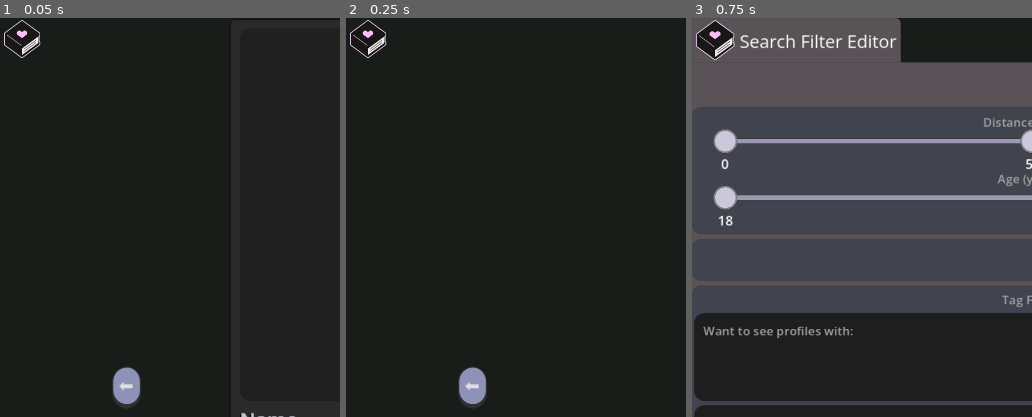
Above: before the commit, frames 1-3 (left to right).
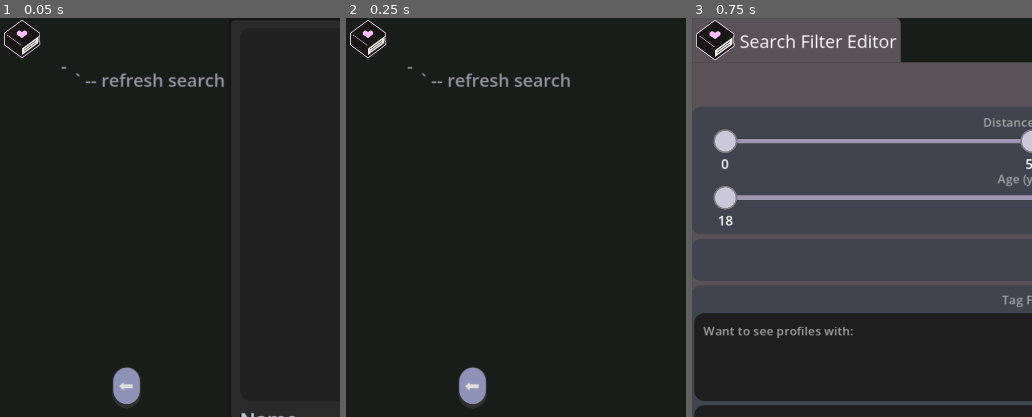
Above: after the commit, the same moments.

Repository: meet-directory/directory-app
Game: Godot game, scene res://app/main_screen/main_screen.tscn
The game is run twice, just before and just after one commit, with the same random seed, the same clock (stepped at 60 frames per second) and the same inputs. This scene is started directly instead of the project's main scene.
Inputs (mouse positions are % of the whole screen's width and height, from its top left):
- Up to frame 1 (0.05 s): no input
- Up to frame 2 (0.25 s): no input
- Up to frame 3 (0.75 s): click (3, 3) at 0.5 s
The pictures show only the part of the screen within x 0-50%, y 0-50%; the shares and areas given below are measured in that part.

The runs differ from the first frame. In frame 1, 0.6% of the frame differs, in the area x 17-66%, y 12-18%; in frame 2, 0.6%; in frame 3, nothing differs.
Error in both runs: Invalid assignment of property or key 'x' with value of type 'Nil' on a base object of type 'Vector2'. (res://app/main_screen/profile/profile_preview/profile_v…

Commit message:
add indicator for search toggle button

Diff:
--- a/app/main_screen/profile_explorer/profile_explorer.tscn
+++ b/app/main_screen/profile_explorer/profile_explorer.tscn
@@ -10,6 +10,10 @@
 [ext_resource type="PackedScene" uid="uid://cphg263xqxvj0" path="res://app/main_screen/profile_explorer/profile_scroller/profile_scroller.tscn" id="6_gq7jo"]
 [ext_resource type="Script" uid="uid://b4nmfnaeluowr" path="res://app/custom_ui_elements/relative_margin_container.gd" id="6_pgkf3"]
 
+[sub_resource type="LabelSettings" id="LabelSettings_yhhfm"]
+line_spacing = -10.0
+font_color = Color(0.5920304, 0.585346, 0.6467927, 1)
+
 [sub_resource type="StyleBoxFlat" id="StyleBoxFlat_or637"]
 bg_color = Color(0.34987462, 0.3201513, 0.3412211, 1)
 corner_radius_top_right = 5
@@ -37,6 +41,23 @@
 grow_vertical = 2
 script = ExtResource("1_ht752")
 profile_viewer_scene = ExtResource("2_or637")
+
+[node name="Control" type="Control" parent="." unique_id=2012145532]
+layout_mode = 2
+size_flags_horizontal = 0
+size_flags_vertical = 0
+
+[node name="Label" type="Label" parent="Control" unique_id=1085227192]
+layout_mode = 0
+offset_left = 55.0
+offset_top = 31.0
+offset_right = 186.0
+offset_bottom = 67.0
+size_flags_horizontal = 0
+size_flags_vertical = 0
+text = "-
+   ` -- refresh search"
+label_settings = SubResource("LabelSettings_yhhfm")
 
 [node name="SearchMenu" type="CanvasLayer" parent="." unique_id=857465111]
 unique_name_in_owner = true
@@ -157,9 +178,9 @@
 unique_name_in_owner = true
 visible = false
 layout_mode = 2
-theme_override_constants/margin_left = 0
+theme_override_constants/margin_left = 184
 theme_override_constants/margin_top = 0
-theme_override_constants/margin_right = 0
+theme_override_constants/margin_right = 184
 theme_override_constants/margin_bottom = 0
 script = ExtResource("6_pgkf3")
 left = 0.2
